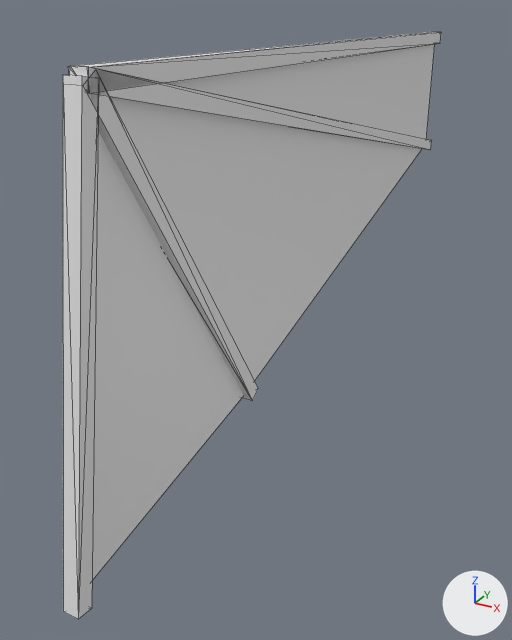
Before and after pictures for a commit that changed the glTF model ships/hull-parts/models/sail_back_webbed.glb.
One viewpoint serves both versions: a 50 mm camera at (8.1, -9.0, 1.0) aimed at (-1.0, 7.5, -7.2). Every picture has the same lights, and +X, +Y and +Z are marked at lower right. The older version comes first. Mesh edges are drawn as thin lines. Where no turn or scale is listed for an object, it has been applied to the vertices. Vertices at exactly the same position are counted once.
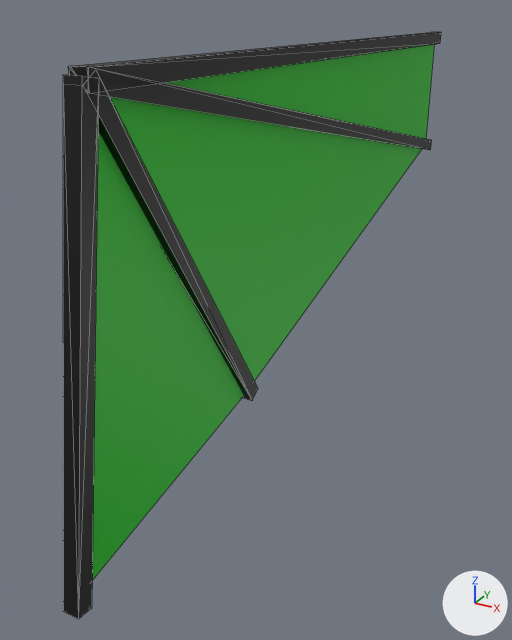
Changed parts and their boxes (x1, y1, x2, y2) in the pictures (512 x 640 px):
'Plane', recoloured (white to green)
    both: (92, 44, 435, 581)
'Cube.001', recoloured (white to black)
    both: (63, 75, 99, 619)
'Cube', recoloured (white to black)
    both: (68, 32, 441, 93)
'Cube.002', recoloured
    both: (84, 71, 258, 401)
'Cube.003', recoloured (white to black)
    both: (79, 66, 432, 150)

The change, as a diff of the scene's bpy script:
```diff
--- a/ships/hull-parts/models/sail_back_webbed.glb.py
+++ b/ships/hull-parts/models/sail_back_webbed.glb.py
@@ mat_defaultmaterial_004 @@
+mat_defaultmaterial_004 = bpy.data.materials.new('DefaultMaterial.004')
+mat_defaultmaterial_004.use_nodes = True; mat_defaultmaterial_004.node_tree.nodes.clear()
+_N = mat_defaultmaterial_004.node_tree.nodes; _L = mat_defaultmaterial_004.node_tree.links
+n0 = _N.new('ShaderNodeOutputMaterial'); n0.name = 'Material Output'
+n1 = _N.new('ShaderNodeBsdfPrincipled'); n1.name = 'Principled BSDF'
+n2 = _N.new('ShaderNodeVertexColor'); n2.name = 'Color Attribute'
+_L.new(n1.outputs[0], n0.inputs[0])  # 'BSDF' to 'Surface'
+_L.new(n2.outputs[0], n1.inputs[0])  # 'Color' to 'Base Color'
@@ mat_defaultmaterial_003 @@
+mat_defaultmaterial_003 = bpy.data.materials.new('DefaultMaterial.003')
+mat_defaultmaterial_003.use_nodes = True; mat_defaultmaterial_003.node_tree.nodes.clear()
+_N = mat_defaultmaterial_003.node_tree.nodes; _L = mat_defaultmaterial_003.node_tree.links
+n0 = _N.new('ShaderNodeOutputMaterial'); n0.name = 'Material Output'
+n1 = _N.new('ShaderNodeBsdfPrincipled'); n1.name = 'Principled BSDF'
+n2 = _N.new('ShaderNodeVertexColor'); n2.name = 'Color Attribute'
+_L.new(n1.outputs[0], n0.inputs[0])  # 'BSDF' to 'Surface'
+_L.new(n2.outputs[0], n1.inputs[0])  # 'Color' to 'Base Color'
@@ mat_defaultmaterial_002 @@
+mat_defaultmaterial_002 = bpy.data.materials.new('DefaultMaterial.002')
+mat_defaultmaterial_002.use_nodes = True; mat_defaultmaterial_002.node_tree.nodes.clear()
+_N = mat_defaultmaterial_002.node_tree.nodes; _L = mat_defaultmaterial_002.node_tree.links
+n0 = _N.new('ShaderNodeOutputMaterial'); n0.name = 'Material Output'
+n1 = _N.new('ShaderNodeBsdfPrincipled'); n1.name = 'Principled BSDF'
+n2 = _N.new('ShaderNodeVertexColor'); n2.name = 'Color Attribute'
+_L.new(n1.outputs[0], n0.inputs[0])  # 'BSDF' to 'Surface'
+_L.new(n2.outputs[0], n1.inputs[0])  # 'Color' to 'Base Color'
@@ mat_defaultmaterial_001 @@
+mat_defaultmaterial_001 = bpy.data.materials.new('DefaultMaterial.001')
+mat_defaultmaterial_001.use_nodes = True; mat_defaultmaterial_001.node_tree.nodes.clear()
+_N = mat_defaultmaterial_001.node_tree.nodes; _L = mat_defaultmaterial_001.node_tree.links
+n0 = _N.new('ShaderNodeOutputMaterial'); n0.name = 'Material Output'
+n1 = _N.new('ShaderNodeBsdfPrincipled'); n1.name = 'Principled BSDF'
+n2 = _N.new('ShaderNodeVertexColor'); n2.name = 'Color Attribute'
+_L.new(n1.outputs[0], n0.inputs[0])  # 'BSDF' to 'Surface'
+_L.new(n2.outputs[0], n1.inputs[0])  # 'Color' to 'Base Color'
@@ mat_defaultmaterial @@
+mat_defaultmaterial = bpy.data.materials.new('DefaultMaterial')
+mat_defaultmaterial.use_nodes = True; mat_defaultmaterial.node_tree.nodes.clear()
+_N = mat_defaultmaterial.node_tree.nodes; _L = mat_defaultmaterial.node_tree.links
+n0 = _N.new('ShaderNodeOutputMaterial'); n0.name = 'Material Output'
+n1 = _N.new('ShaderNodeBsdfPrincipled'); n1.name = 'Principled BSDF'
+n2 = _N.new('ShaderNodeVertexColor'); n2.name = 'Color Attribute'
+_L.new(n1.outputs[0], n0.inputs[0])  # 'BSDF' to 'Surface'
+_L.new(n2.outputs[0], n1.inputs[0])  # 'Color' to 'Base Color'
@@ me_cube_001 @@
 me_cube_001.from_pydata(...)  # 8 vertices, 12 faces; spans x -0.2..0.2, y 0.0..20.0, z -0.2..0.2
+me_cube_001.materials.append(mat_defaultmaterial)
@@ me_cube_002 @@
 me_cube_002.from_pydata(...)  # 8 vertices, 12 faces; spans x -0.19..0.19, y -1.7..0.2, z -9.76..0.07
+me_cube_002.materials.append(mat_defaultmaterial_001)
@@ me_cube_003 @@
 me_cube_003.from_pydata(...)  # 8 vertices, 12 faces; spans x -0.19..0.19, y -0.19..5.49, z -8.39..0.14
+me_cube_003.materials.append(mat_defaultmaterial_002)
@@ me_cube_004 @@
 me_cube_004.from_pydata(...)  # 8 vertices, 12 faces; spans x -0.2..0.2, y -0.1..20.2, z -4.2..0.2
+me_cube_004.materials.append(mat_defaultmaterial_003)
@@ me_plane @@
 me_plane.from_pydata(...)  # 5 vertices, 3 faces; spans x 0.0, y -1.4..20.0, z -9.5..0.0
+# me_plane part 1: vertex colours changed
+me_plane.materials.append(mat_defaultmaterial_004)
```
